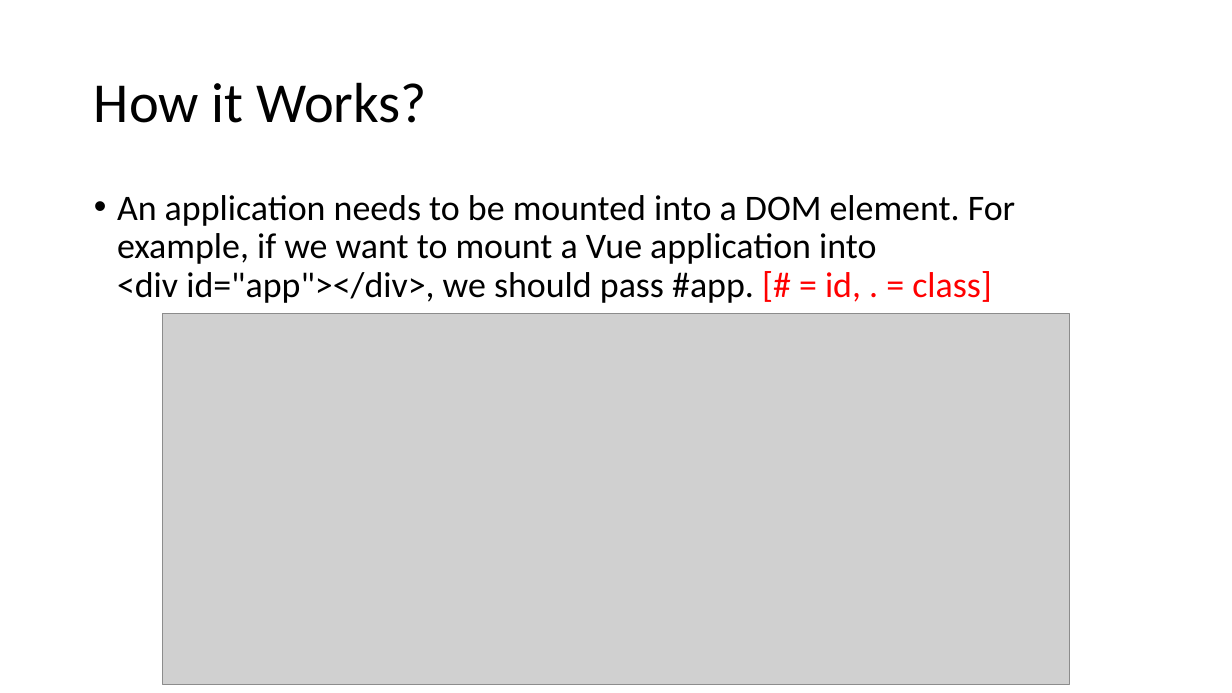
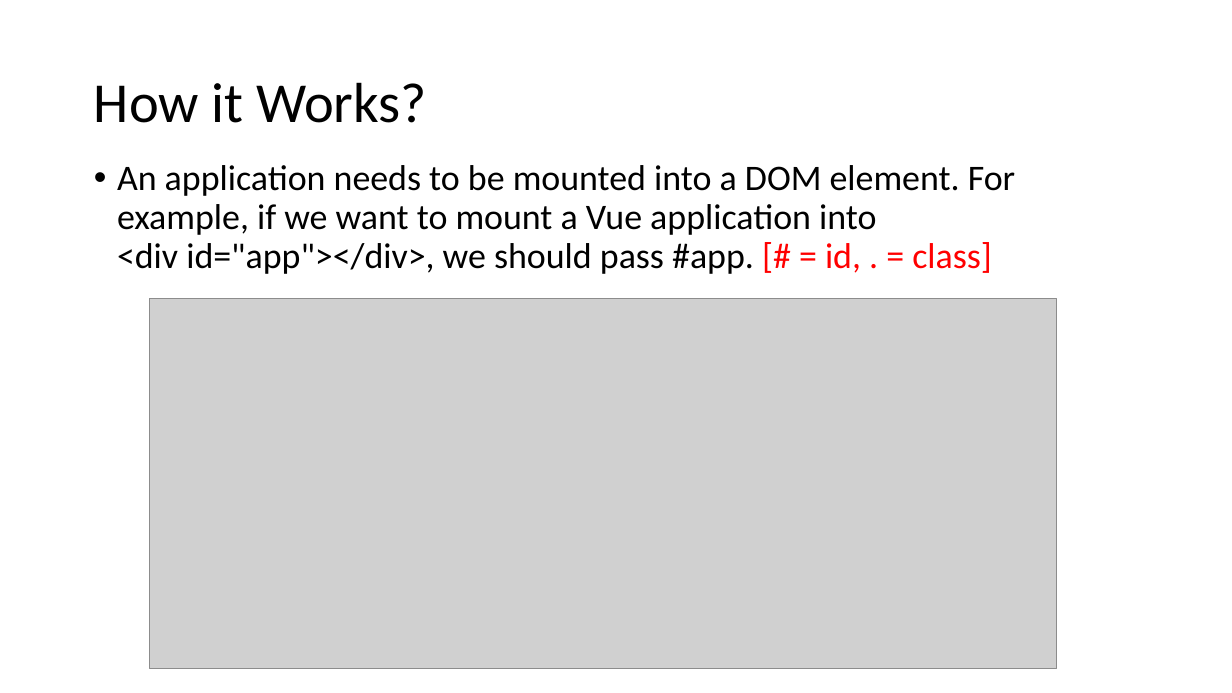
Before and after one commit to michael-ouyang-projects/vue3-practice, a slide deck: slide 11 of VUE3.pptx (slide 10 before the commit). Drawn at 1232x693 pixels with LibreOffice and Linux fonts; fonts in the diff are those of the drawing; grey boxes stand for pictures. Boxes give left, top, right and bottom in pixels: in the first picture for what was removed or moved away, otherwise in the second. Text is boxed around its words. In the diff, an @@ line names an element or a change of style, - is before the commit and + after.

```diff
--- a/VUE3.pptx
+++ b/VUE3.pptx
@@ text "An application needs to be ...": place and size @@
-text "An application needs to be ..." at bbox=[117, 195, 1015, 303]
+text "An application needs to be ..." at bbox=[117, 165, 1015, 274]
@@ picture: place and size @@
-picture at bbox=[163, 314, 1070, 685]
+picture at bbox=[150, 299, 1057, 669]
```
Also in this commit, not shown: 9 other slides changed, 1 slide added.
